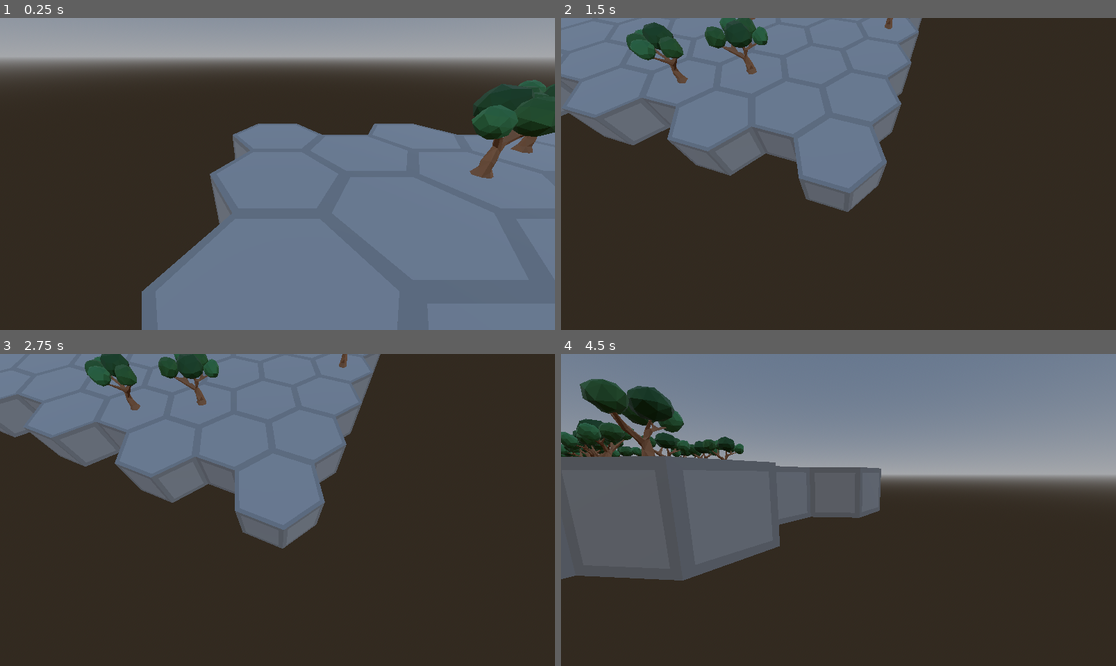
Above: before the commit, frames 1-4 (two rows, left to right).
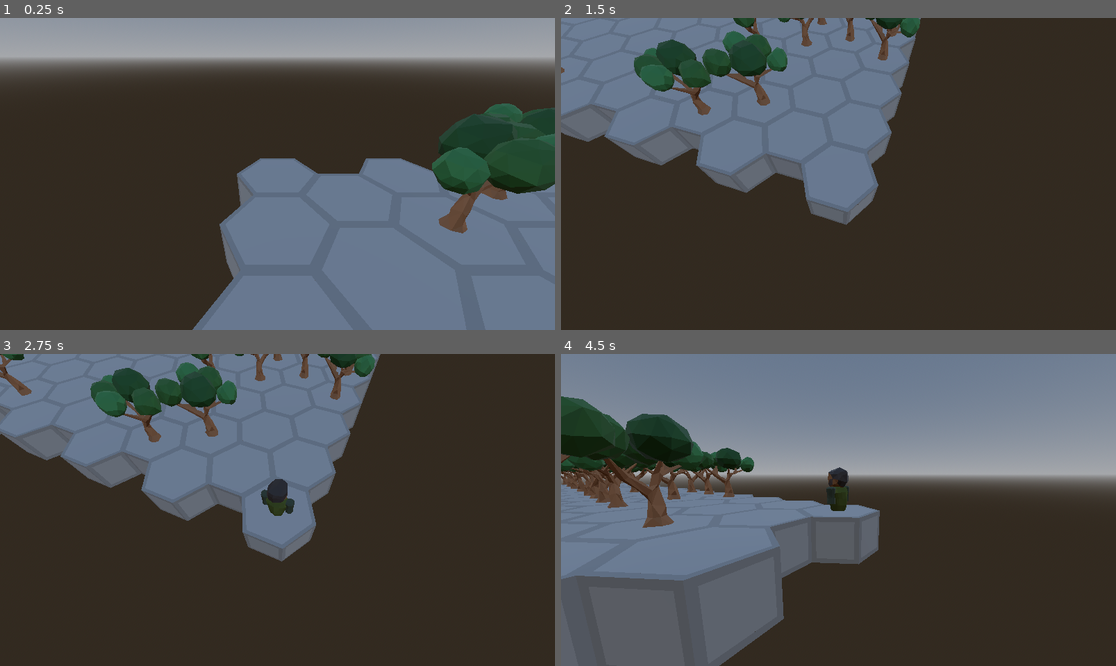
Above: after the commit, the same moments.

Repository: Boyquotes/nomad-realms-expeditions
Game: Godot game, scene res://game.tscn
Same seed, same stepped clock (60 frames per second), same inputs: the game is played once before the commit and once after it.
Inputs (mouse positions are in pixels of both pictures, inside the frame that each line leads up to):
- Up to frame 1 (0.25 s): no input
- Up to frame 2 (1.5 s): tap Enter at 0.5 s; move the mouse to (960, 158) at 0.52 s; hold Middle mouse button (rotate_camera) 0.53-1.28 s; click (960, 158) at 0.67 s; tap Space at 1.25 s; move the mouse to (727, 189) at 1.27 s; tap Middle mouse button (rotate_camera) at 1.35 s; click (727, 189) at 1.42 s
- Up to frame 3 (2.75 s): move the mouse to (333, 441) at 2.02 s; hold Middle mouse button (rotate_camera) from 2.03 s (still down); click (333, 441) at 2.17 s
- Up to frame 4 (4.5 s): tap Enter at 2.75 s; move the mouse to (810, 572) at 2.77 s; release Middle mouse button (rotate_camera) at 2.78 s; tap Middle mouse button (rotate_camera) at 2.85, 4.35 s; click (810, 572) at 2.92 s; move the mouse to (1005, 556) at 3.52 s; hold Middle mouse button (rotate_camera) 3.53-4.28 s; click (1005, 556) at 3.67 s; tap Space at 4.25 s; move the mouse to (672, 463) at 4.27 s; click (672, 463) at 4.42 s

The runs differ from the first frame. In frame 1, 14% of the frame differs, in the area x 25-100%, y 19-100%; in frame 2, 12%; in frame 3, 12%; in frame 4, 35%, in the area x 0-58%, y 8-100%.

Commit message:
Fix model scale

Diff:
--- a/actor/nomad.tscn
+++ b/actor/nomad.tscn
@@ -14,7 +14,7 @@
 inventory_component = NodePath("InventoryComponent")
 
 [node name="Model" parent="." instance=ExtResource("2_q2qbq")]
-transform = Transform3D(0.16, 0, 0, 0, 0.16, 0, 0, 0, 0.16, 0, 0, 0)
+transform = Transform3D(0.32, 0, 0, 0, 0.32, 0, 0, 0, 0.32, 0, 0, 0)
 
 [node name="CardPlayerComponent" type="Node" parent="."]
 script = ExtResource("3_aw84l")
--- a/actor/tree.tscn
+++ b/actor/tree.tscn
@@ -7,4 +7,4 @@
 script = ExtResource("1_c0wfr")
 
 [node name="Model" parent="." instance=ExtResource("1_o6byu")]
-transform = Transform3D(0.2, 0, 0, 0, 0.2, 0, 0, 0, 0.2, 0, 0, 0)
+transform = Transform3D(0.3, 0, 0, 0, 0.3, 0, 0, 0, 0.3, 0, 0, 0)
--- a/game.gd
+++ b/game.gd
@@ -1,4 +1,11 @@
 extends Node3D
+
+@onready var nomad: = $Nomad
+@onready var world_map: = $WorldMap
 
 func _ready():
 	print("Nomad Realms Expeditions")
+
+func _on_spawn_player_timer_timeout():
+	nomad.visible = true
+	nomad.position.y = 1
--- a/game.tscn
+++ b/game.tscn
@@ -22,6 +22,8 @@
 [node name="WorldMap" parent="." instance=ExtResource("1_86hr1")]
 
 [node name="Nomad" parent="." instance=ExtResource("4_wwuov")]
+transform = Transform3D(1, 0, 0, 0, 1, 0, 0, 0, 1, 0, 1, 0)
+visible = false
 
 [node name="CameraPivot" parent="Nomad" instance=ExtResource("5_n3djb")]
 
@@ -30,3 +32,10 @@
 current = true
 script = ExtResource("2_r5jb8")
 camera_pivot = NodePath("../Nomad/CameraPivot")
+
+[node name="SpawnPlayerTimer" type="Timer" parent="."]
+wait_time = 2.0
+one_shot = true
+autostart = true
+
+[connection signal="timeout" from="SpawnPlayerTimer" to="." method="_on_spawn_player_timer_timeout"]
--- a/map/world_map.gd
+++ b/map/world_map.gd
@@ -18,6 +18,7 @@
 		tiles[i].resize(16)
 		for j in range(16):
 			var tile = tile_scene.instantiate()
+			tile.name = "Tile%d_%d" % [j, i]
 			tile.world_pos = WorldPos.new(0, 0, j, i)
 			tiles[i][j] = tile
 			add_child(tile)
@@ -28,6 +29,7 @@
 			if randf() > tree_density:
 				continue
 			var tree = tree_scene.instantiate()
+			tree.name = "Tree%d_%d" % [j, i]
 			tree.world_pos = WorldPos.new(0, 0, j, i)
 			tree.position.y = 1
 			tree.rotation.y = randf_range(0, 2 * PI)
--- a/visuals/camera_pivot.gd
+++ b/visuals/camera_pivot.gd
@@ -14,7 +14,7 @@
 
 func _process(delta):
 	target.position.z *= pow(0.9, scroll_velocity)
-	target.position.z = clamp(target.position.z, 5, 20)
+	target.position.z = clamp(target.position.z, 5, 24)
 
 	rotation.x += rotation_x_velocity
 	rotation.x = clamp(rotation.x, -deg_to_rad(60), -deg_to_rad(10))
